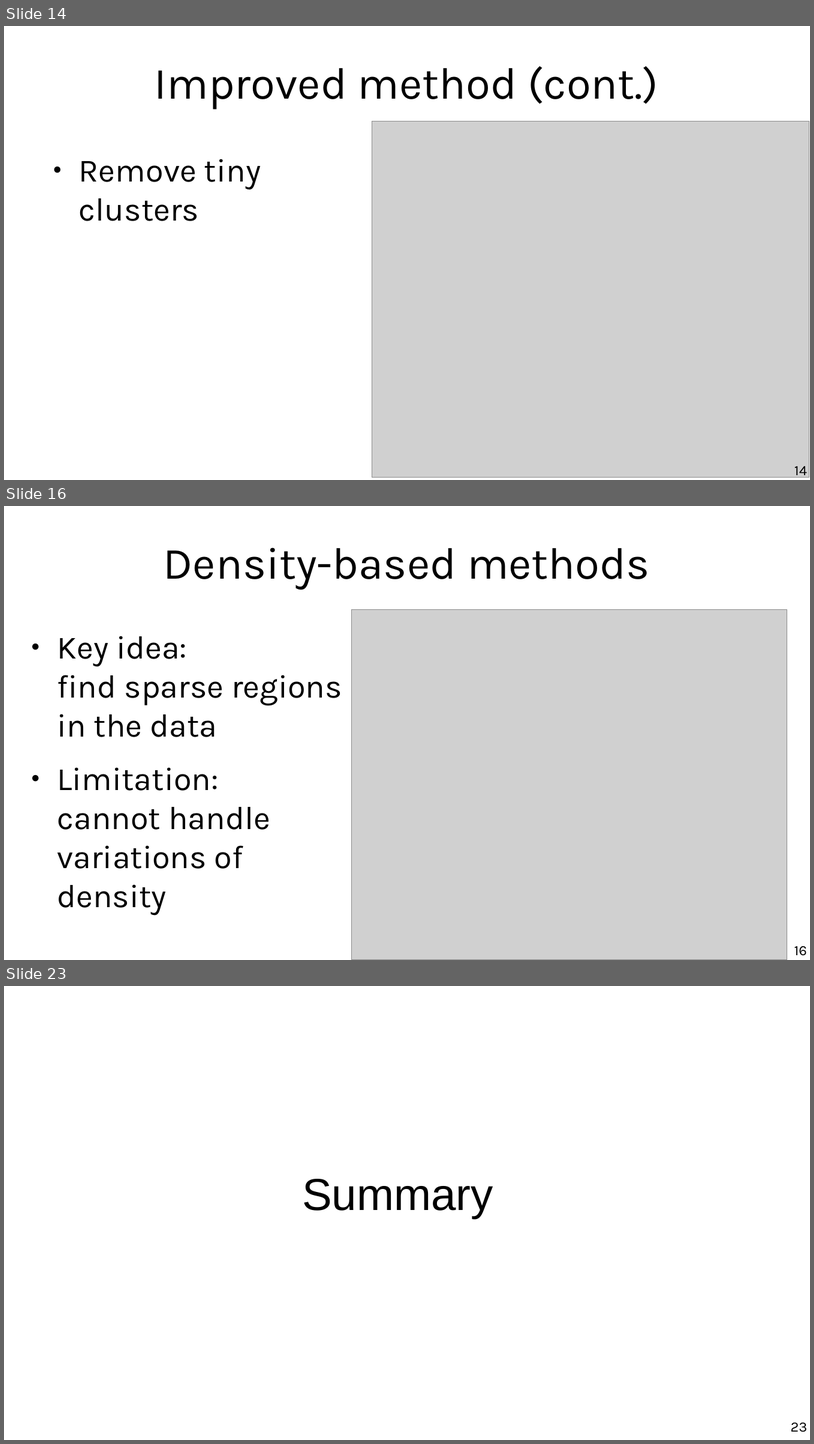
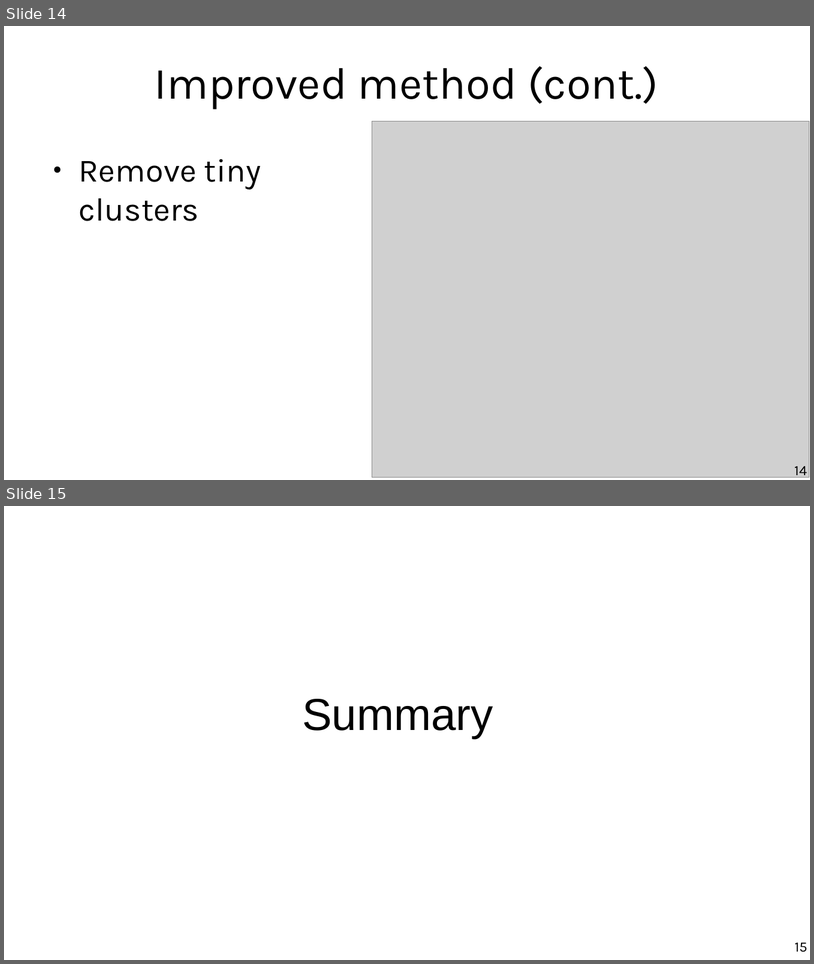
Before and after one commit to marco-calautti/data-mining-course, a slide deck: theory/odp/tt20_outliers_probability_density.odp. Shown one above the other, each under a label of ours: slides 14, 16 and 23 before the commit, slides 14 and 15 after it; the slides between them are not shown. The pictures are 814x1444 and 814x964 pixels, drawn with LibreOffice and Linux fonts; fonts in the diff are those of the drawing; grey boxes stand for pictures. Boxes give left, top, right and bottom in pixels: in the first picture for what was removed or moved away, otherwise in the second. Text is boxed around its words. In the diff, an @@ line names an element or a change of style, - is before the commit and + after.

```diff
--- a/theory/odp/tt20_outliers_probability_density.odp
+++ b/theory/odp/tt20_outliers_probability_density.odp
@@ slide 16 removed at [4,506,810,960], background #FFFFFF @@
@@ title removed at [164,547,650,589] @@
-Density-based methods
@@ picture removed at [351,609,788,960] @@
@@ text removed at [57,636,342,915] @@
-● Key idea:
-  find sparse regions in the data
-● Limitation:
-  cannot handle variations of density
@@ page number removed at [795,946,807,955] @@
-16
@@ what was slide 23 is now slide 15 @@
@@ page number at [795,942,807,952]: text changed @@
-23
+15
```
Also in this commit, not shown: 4 slides changed, 7 other slides removed, 2 other files.
